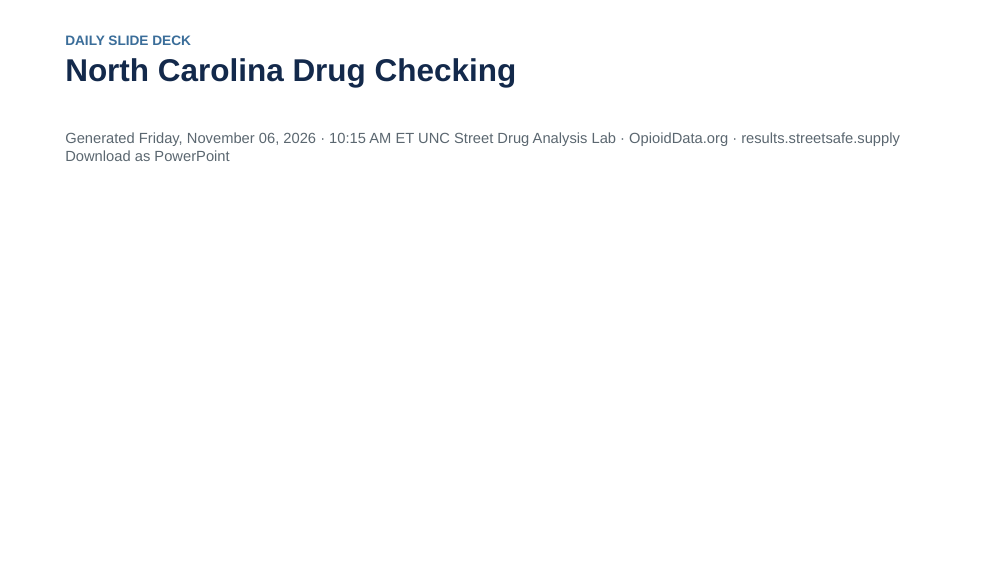
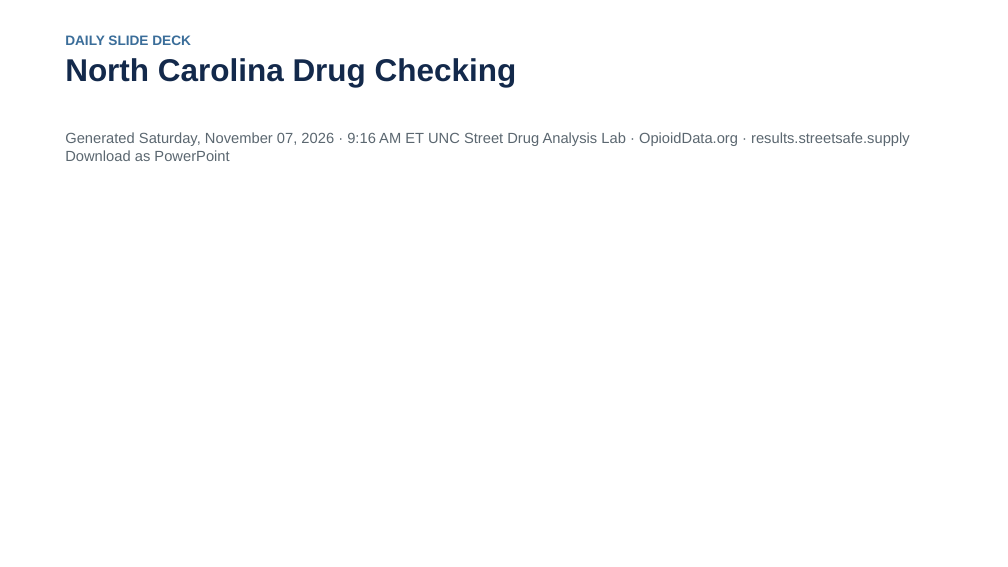
Before and after one commit to opioiddatalab/ncslides, a slide deck: slide 1 of docs/nc-drug-checking-latest.pptx. Drawn at 1008x567 pixels with LibreOffice and Linux fonts; fonts in the diff are those of the drawing. Boxes give left, top, right and bottom in pixels: in the first picture for what was removed or moved away, otherwise in the second. Text is boxed around its words. In the diff, an @@ line names an element or a change of style, - is before the commit and + after.

```diff
--- a/docs/nc-drug-checking-latest.pptx
+++ b/docs/nc-drug-checking-latest.pptx
@@ text at bbox=[65, 132, 910, 161]: text changed @@
-Generated Friday, November 06, 2026 · 10:15 AM ET UNC Street Drug Analysis Lab · OpioidData.org · results.streetsafe.supply Download as PowerPoint
+Generated Saturday, November 07, 2026 · 9:16 AM ET UNC Street Drug Analysis Lab · OpioidData.org · results.streetsafe.supply Download as PowerPoint
```
Also in this commit, not shown: 5 other slides changed, 3 other files.
